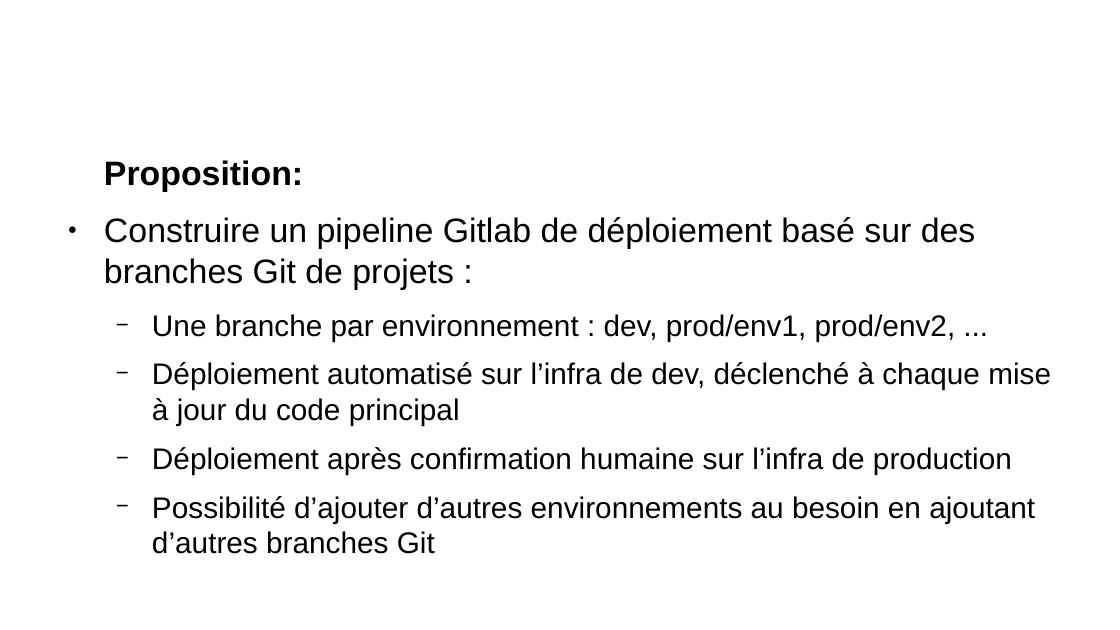
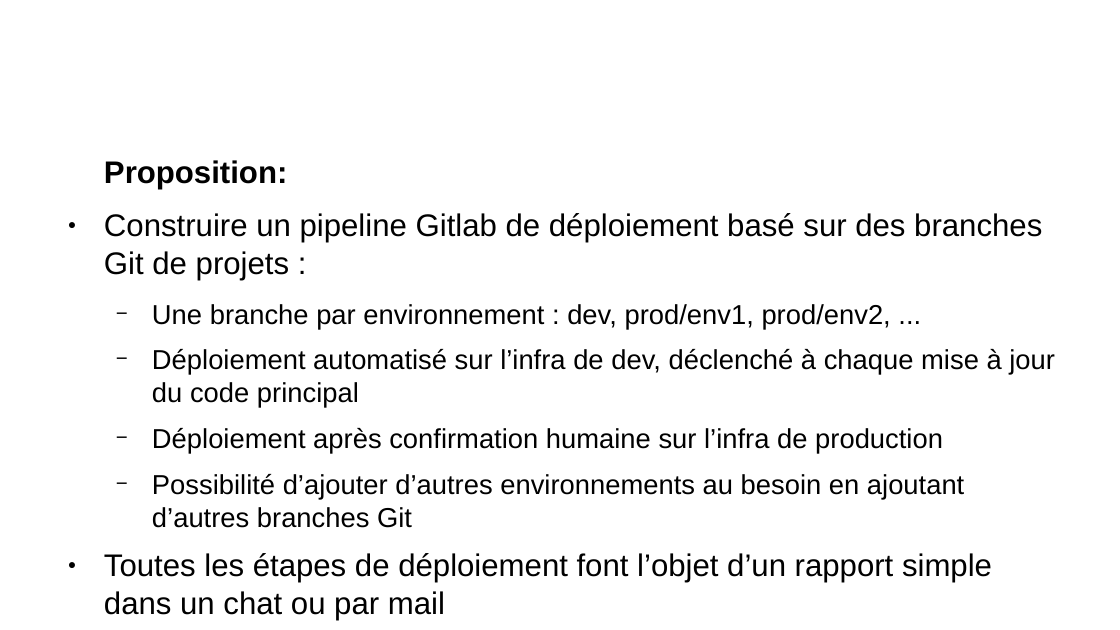
Before and after one commit to remipassmoilesel/ci-cd-plan, a slide deck: slide 20 of ci-cd-plan.odp (slide 21 before the commit). Drawn at 1120x630 pixels with LibreOffice and Linux fonts; fonts in the diff are those of the drawing; background and template pictures are left out. Boxes give left, top, right and bottom in pixels: in the first picture for what was removed or moved away, otherwise in the second. Text is boxed around its words. In the diff, an @@ line names an element or a change of style, - is before the commit and + after.

```diff
--- a/ci-cd-plan.odp
+++ b/ci-cd-plan.odp
@@ text at <box>104,160,1055,528</box>: size 24.1 to 22.1 pt in "Proposition:", "Construire un pipeline Gitlab de déploiement basé ..."; size 21.1 to 19.4 pt in "Une branche par environnement : dev, prod/env1, ...", "Déploiement automatisé sur l’infra de dev, déclenché ...", "Déploiement après confirmation humaine sur l’infra de ...", "Possibilité d’ajouter d’autres environnements au besoin en ..." @@
@@ text at <box>104,553,992,620</box>: paragraph added @@
+● Toutes les étapes de déploiement font l’objet d’un rapport simple dans un chat ou par mail
```
Also in this commit, not shown: 7 other slides changed, 1 slide added, 3 slides removed, 2 other files.
